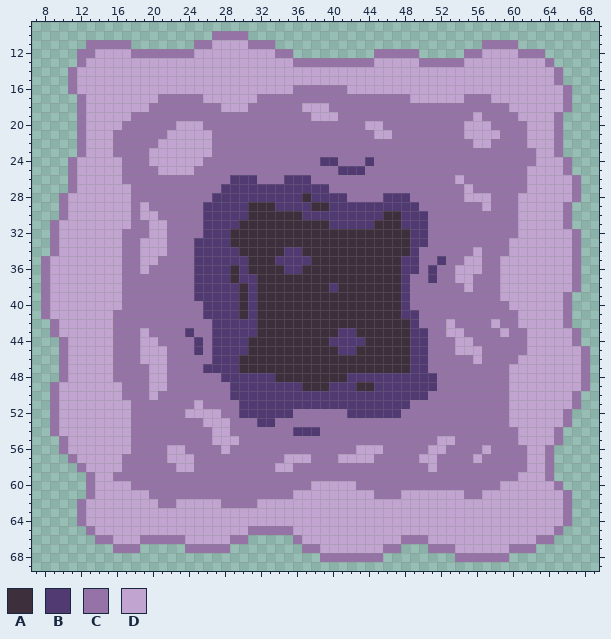
Edited in one commit: sprite sheet (Assets/Textures/Tilemaps/Chasm.png). That is the earlier state.
The file is 80x80 pixels. Colours within 5 levels of each other are drawn and written as one. Shown: x 7..69, y 9..69.
Palette (. is transparent): A #3e2f3d  B #513a72  C #9673a6  D #c1a5d0
Once edited:
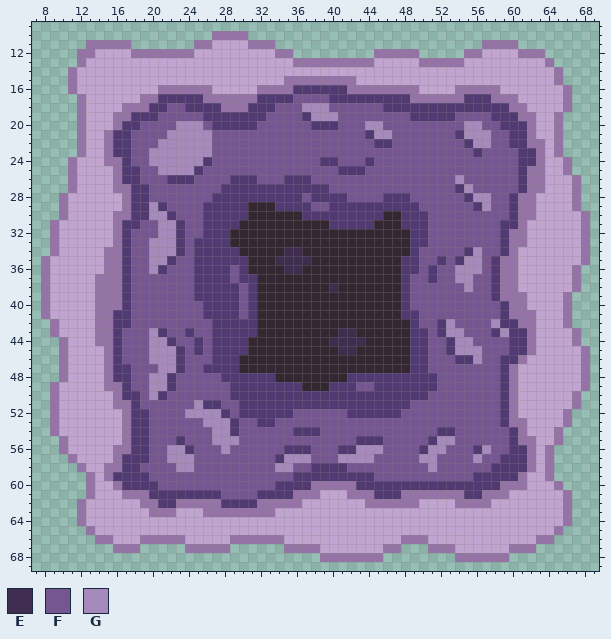
Colours new in this view: E #3e2d4e  F #755690  G #a68abb
The edit:
colour A: #3e2f3d -> #332732
Changed rows in their new state; - is a pixel that keeps its letter.
first column x 14:
15 ---------------------CCCCCCCC--------------------------
16 -------CCCCCC-----CCCCBBBBBBCCCCCCCC----CCCCC----------
17 -----CCBBBBBCCCCCCBBBBFFFFBBBBBBBBBCCCCCCBBBCCC--------
18 ---CCCBBFFBBBBCCCBBBFFFGGGFFFFFFBBBBBBBBBBBBBBCC-------
19 --CCBBBFFFFFBBBBBBBFFFFBGGGFFFFFFFFBBBBBFFFFBBBCC------
20 --CBBFFFFGGGFBBBBBFFFFFFBBBFFFGGFFFFFFFFFGGFFBBBC------
21 -CBBFFFFGGGGGFFFFFFFFFFFFFFFFFBGGFFFFFFFBGGGFFBBC------
22 -CBBFFFGGGGGGFFFFFFFFFFFFFFFFFFBBFFFFFFFFBGGFFBBCC-----
23 -CBBFFGGGGGGGFFFFFFFFFFFFFFFFFFFFFFFFFFFFFBFFFFBBC-----
24 -CCBFFGGGGGGBFFFFFFFFFFFF--FFF-FFFFFFFFFFFFFFFFBBC-----
25 --CBBFFGGGGBFFFFFFFFFFFFFFF---FFFFFFFFFFFFFFFFFBCC-----
26 --CBBFFFBBBFFFF---FFF---FFFFFFFFFFFFFFFFGFFFFFFBCC-----
27 --CCBBFFFFFFFF------------FFFFFFFFFFFFFFBGFFFFFBCC-----
28 ---CBBFFFFFFF----------F----FFFF---FFFFFFBGGFFBCC------
29 ---CBBGBFFFF------------FF----------FFFFFFBGFFBCC---DC-
30 --CCBBGGBFFF-------------------------FFFFFFFFFBCC---DDC
31 --CBBFFGGBFF-------------------------FFFFFFFFBBC----DDC
32 --CBFFFGGBFF-------------------------FFFFFFFFB-C-----DC
33 --CBFFGGGBF--------------------------FFFFFFFFBCC-----DC
34 -CCBFFGGGBF----------EE-------------FFFFFBGFFBC------DC
35 -CCBFFGGBFF---------EEEE------------FF-FBGGFBCC------DC
36 -CCBFFGBFFF----F-----EE-------------F-FFGGGFBCC--------
37 CCCBFFFFFFF----F-------------------FF-FFGGFFBCC--------
38 CCCBFFFFFFF-----F---------E--------FFFFFFGFFBCC--------
39 CCCBFFFFFFF-----F------------------FFFFFFFFFBCCC-------
40 CCCBFFFFFFFF----F------------------FFFFFFFFFFBCC-------
41 CCBBFFFFFFFF----F-------------------FFFFFFFFFB-CC------
42 CCBBFFFFFFFFF-----------------------FFBGFFFFGBBCC------
43 CCBFFFGBFF-FF--------------EE--------FBGGFFFBGBBC------
44 CCBFFFGGBFF-F-------------EEEE-------FFBGGFFFFBBC------
45 -CBFFFGGGBF-F--------------EE--------FFBGGGFFFBBC------
46 -CBFFFGGGBFFF------------------------FFFBBGFFBBC-------
47 -CBBFFFGGBFF-------------------------FFFFFFFFBC--------
48 -CBBFFGGBFFFFF------------------------FFFFFFFBC--------
49 -CCBFFGGBFFFFFF--------------FF-------FFFFFFFBC--------
50 --CBBFGBFFFFFFF----------------------FFFFFFFFBC--------
51 --CCBFFFFFFGBBFF-------------------FFFFFFFFFFBC--------
52 ---CBBFFFFGGGGBF------FFFFFF------FFFFFFFFFFFBC--------
53 ---CBBFFFFFFGGGBFF--FFFFFFFFFFFFFFFFFFFFFFFFFBCC-------
54 ---CBBFFFFFFFGGBFFFFFF---FFFFFFFFFFFFFBBFFFFFFBC-------
55 ---CBBFFFBFFFGGGFFFFFFFFFFFFFBBBFFFFFBGGFFFFFFBCC------
56 --CCBBFFGGBFFFGFFFFFFBBBFFFBBGGGFFFFBGGFFFBGFFBBC------
57 --CBBBFFGGGFFFFFFFFFBGGGFFFGGGGFFFFFGGFFFFGFFBBBC------
58 -CCBBFFFFGGFFFFFFFFFGGFFBBBBFFFFFFFFFGFFFFFFBBBBC------
59 -CBBBBFFFFFFFFFFFFFFFFBBBBBBBBBFFFFFFFFFFFBBBBBC-------
60 --CBBBBFFFFFFFFFFFFFBBBBCCCCCBBBBBBBBBBBBBBBBCCC-------
61 ---CCCBBBBBBBBFFFFBBBBCCC---CCCBBBCCCCCCCBBCCC---------
62 -----CCBBCCCCCBBBBCCCCC-------CCCCCC----CCCC-----------
63 ------CCC---CCCCCCCC-----------------------------------
65 -----------------DDDDD---------------------------------
66 -----------------CCCCDD--------------------------------
67 ---------------------CC--------------------------------
Changed places in both pictures, as pixel boxes (x1, y1, x2, y2):
changed: (95, 76, 590, 553)
